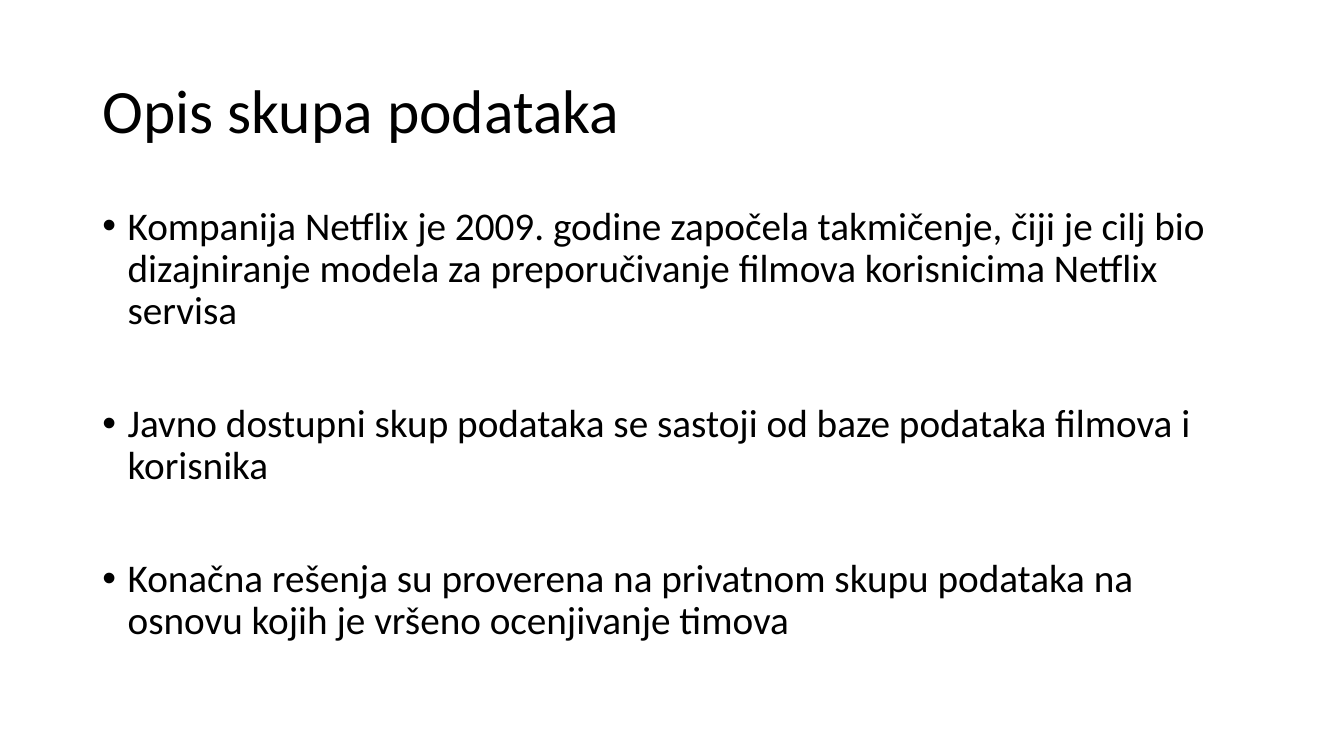
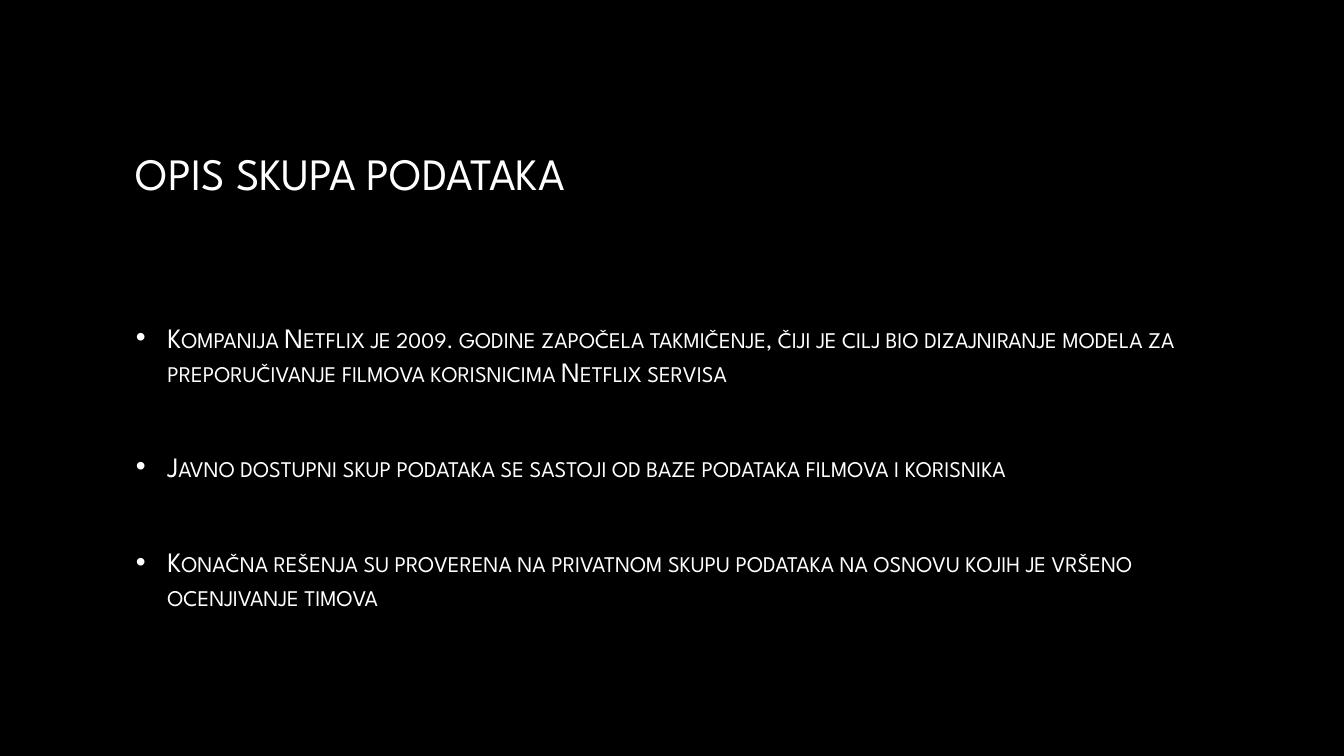
Before and after one commit to wesely1996/mapper_algoritam_sa_Netflix_podatcima, a slide deck: slide 2 of prezentacija.pptx. Drawn at 1344x756 pixels with LibreOffice and Linux fonts; fonts in the diff are those of the drawing; background and template pictures are left out. Boxes give left, top, right and bottom in pixels: in the first picture for what was removed or moved away, otherwise in the second. Text is boxed around its words. In the diff, an @@ line names an element or a change of style, - is before the commit and + after.

```diff
--- a/prezentacija.pptx
+++ b/prezentacija.pptx
@@ background #FFFFFF to picture (left out) @@
@@ title at <box>136,160,565,191</box>: text changed; size 44 to 32 pt; font Calibri to League Spartan; text colour #000000 to gradient #FFFFFF to #A6A6A6 @@
-Opis skupa podataka
+OPIS SKUPA PODATAKA
@@ text "Kompanija Netflix je 2009. godine ...": place and size @@
-text "Kompanija Netflix je 2009. godine ..." at <box>128,212,1204,641</box>
+text "Kompanija Netflix je 2009. godine ..." at <box>167,329,1174,607</box>
@@ text "Kompanija Netflix je 2009. godine ..." at <box>167,329,1174,607</box>: size 28 to 20 pt, font Calibri to League Spartan, text colour #000000 to gradient #FFFFFF to #BFBFBF, small capitals on; indent changed; line spacing 0.9 to 1; vertical alignment top to middle @@
```
Also in this commit, not shown: 8 other slides changed, 2 slides added, 1 slide removed.
